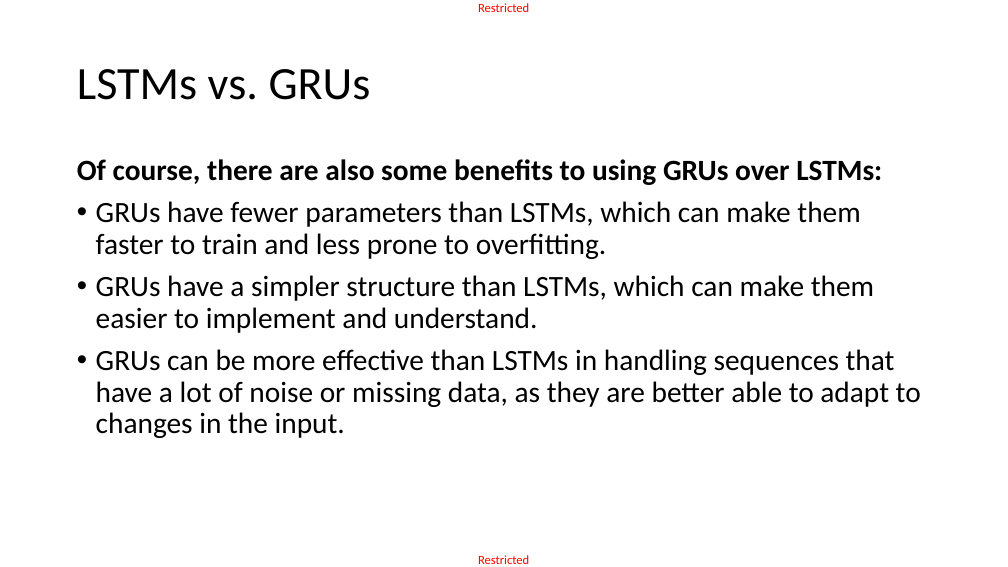
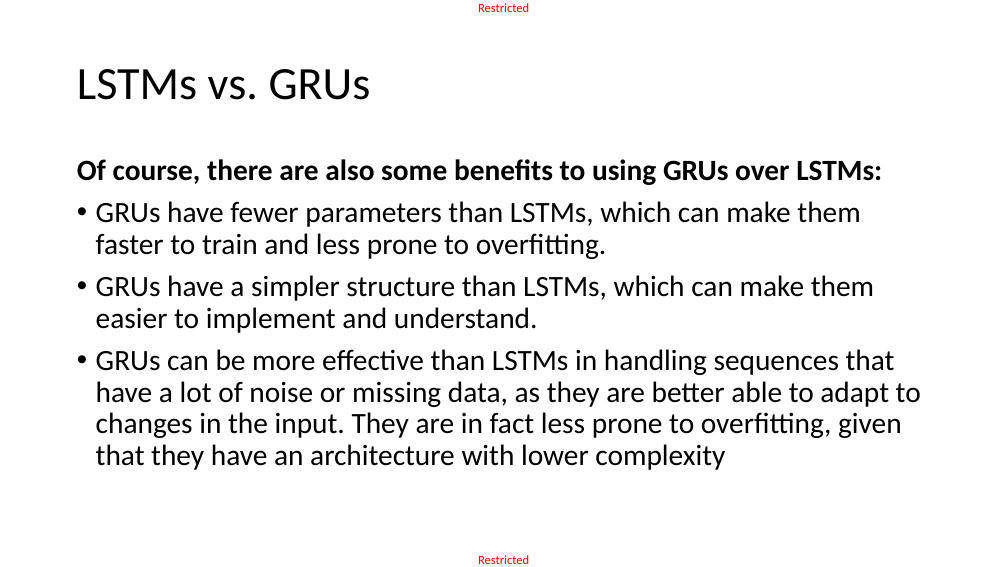
Before and after one commit to matthieudemari/SUTD_DL_50_039, a slide deck: slide 45 of W6/2. W6S2 final/W6S2.pptx. Drawn at 1008x567 pixels with LibreOffice and Linux fonts; fonts in the diff are those of the drawing. Boxes give left, top, right and bottom in pixels: in the first picture for what was removed or moved away, otherwise in the second. Text is boxed around its words. In the diff, an @@ line names an element or a change of style, - is before the commit and + after.

```diff
--- a/W6/2. W6S2 final/W6S2.pptx
+++ b/W6/2. W6S2 final/W6S2.pptx
@@ text at bbox=[96, 349, 921, 470]: text changed @@
-• GRUs can be more effective than LSTMs in handling sequences that have a lot of noise or missing data, as they are better able to adapt to changes in the input.
+• GRUs can be more effective than LSTMs in handling sequences that have a lot of noise or missing data, as they are better able to adapt to changes in the input. They are in fact less prone to overfitting, given that they have an architecture with lower complexity
```
Also in this commit, not shown: 4 other slides changed, 8 other files.
